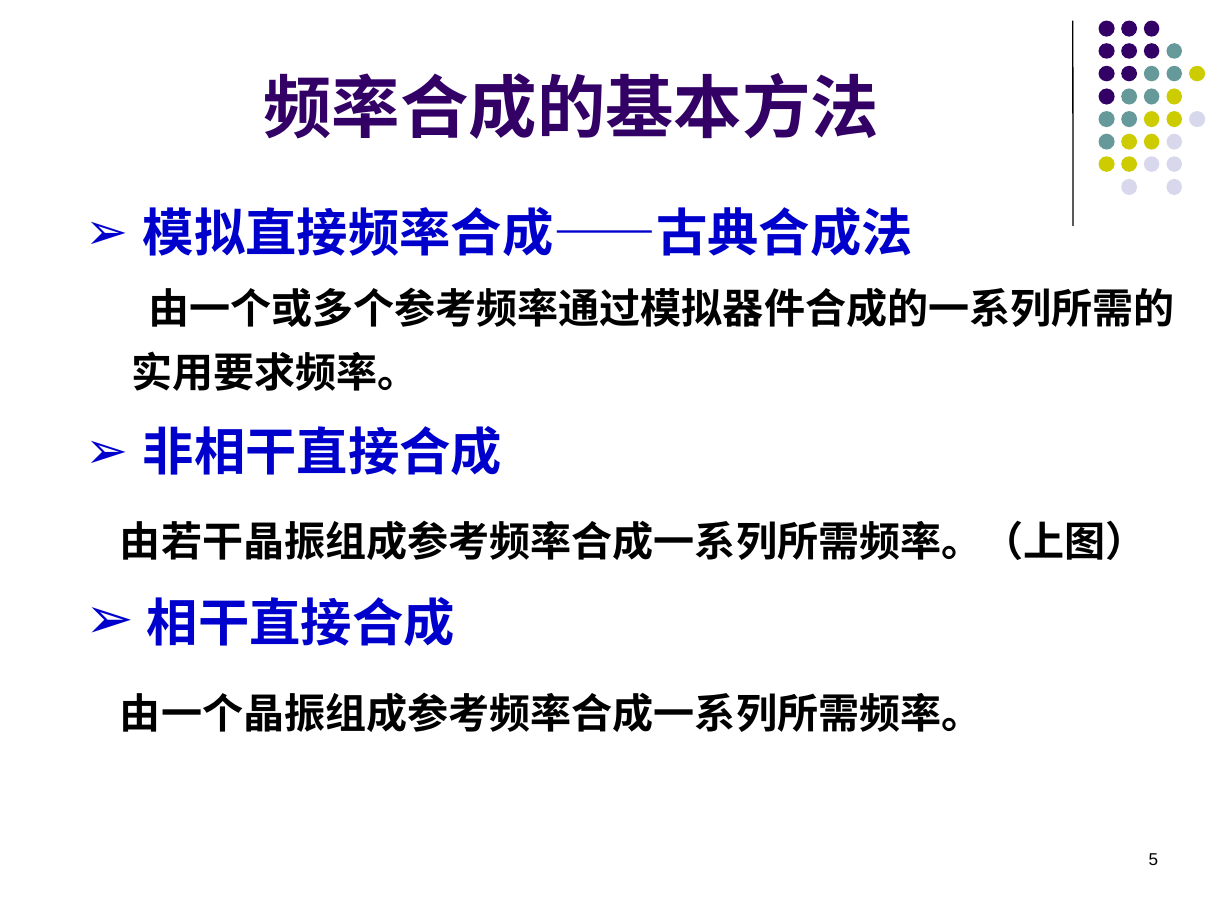
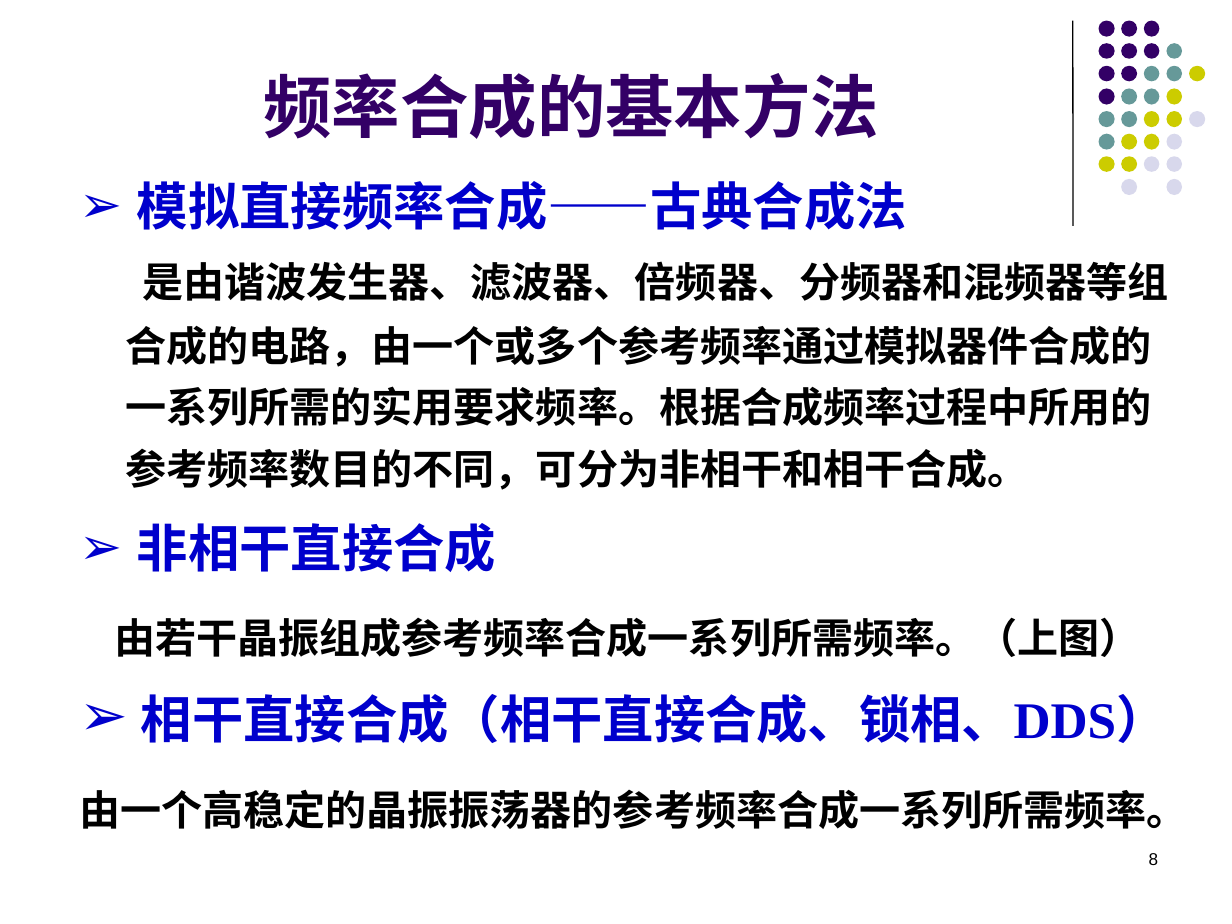
Before and after one commit to lyMeiSEU/ly_schoolhelper, a slide deck: slide 8 of 通信电子/第七章 频率合成器.pptx (slide 5 before the commit). Drawn at 1232x924 pixels with LibreOffice and Linux fonts; fonts in the diff are those of the drawing; background and template pictures are left out. Boxes give left, top, right and bottom in pixels: in the first picture for what was removed or moved away, otherwise in the second. Text is boxed around its words. In the diff, an @@ line names an element or a change of style, - is before the commit and + after.

```diff
--- a/通信电子/第七章 频率合成器.pptx
+++ b/通信电子/第七章 频率合成器.pptx
@@ text "模拟直接频率合成——古典合成法": place and size @@
-text "模拟直接频率合成——古典合成法" at [120, 207, 1175, 732]
+text "模拟直接频率合成——古典合成法" at [79, 181, 1188, 829]
@@ text at [125, 261, 1169, 490]: text changed @@
-由一个或多个参考频率通过模拟器件合成的一系列所需的实用要求频率。
+是由谐波发生器、滤波器、倍频器、分频器和混频器等组合成的电路，由一个或多个参考频率通过模拟器件合成的一系列所需的实用要求频率。根据合成频率过程中所用的参考频率数目的不同，可分为非相干和相干合成。
@@ text at [79, 694, 1188, 829]: text changed @@
-➢ 相干直接合成
-由一个晶振组成参考频率合成一系列所需频率。
+➢ 相干直接合成（相干直接合成、锁相、DDS）
+由一个高稳定的晶振振荡器的参考频率合成一系列所需频率。
@@ page number at [1149, 853, 1159, 865]: text changed @@
-5
+8
```
Also in this commit, not shown: 12 other slides changed, 3 slides added, 39 other files.
